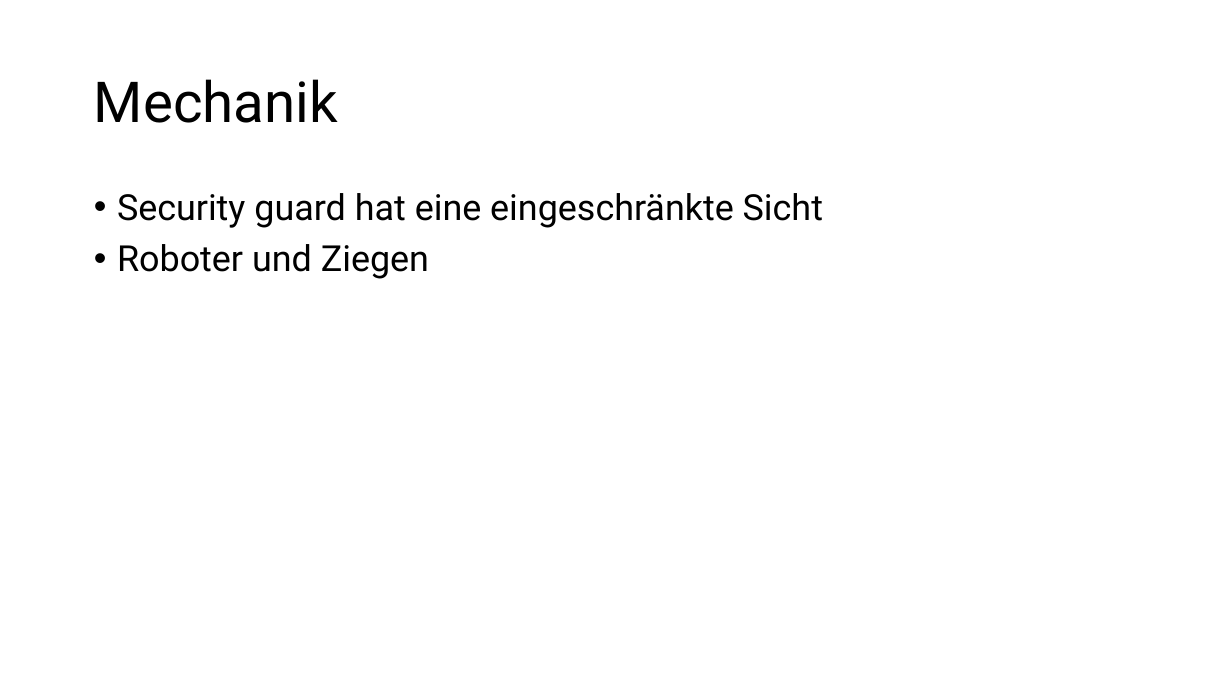
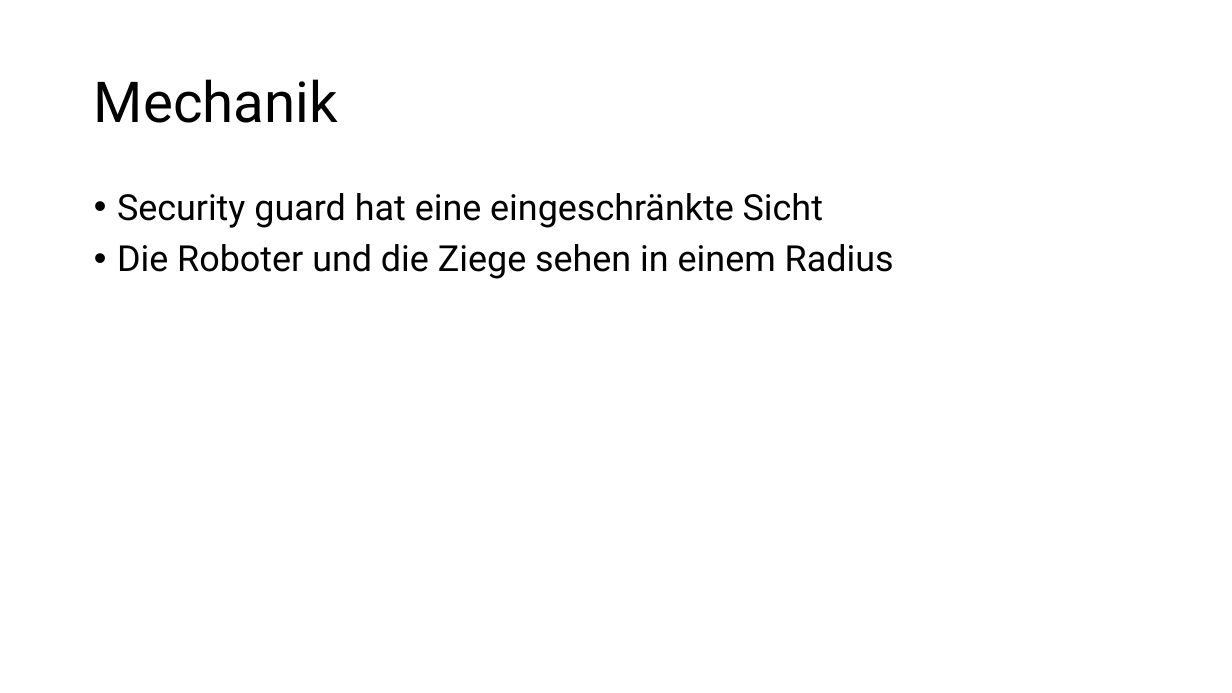
Before and after one commit to verifizieren/iGOAT, a slide deck: slide 4 of Presentation/Gruppe10(Präsentation1).pptx. Drawn at 1232x693 pixels with LibreOffice and Linux fonts; fonts in the diff are those of the drawing. Boxes give left, top, right and bottom in pixels: in the first picture for what was removed or moved away, otherwise in the second. Text is boxed around its words. In the diff, an @@ line names an element or a change of style, - is before the commit and + after.

```diff
--- a/Presentation/Gruppe10(Präsentation1).pptx
+++ b/Presentation/Gruppe10(Präsentation1).pptx
@@ text at (x1=117, y1=244, x2=894, y2=279): text changed @@
-• Roboter und Ziegen
+• Die Roboter und die Ziege sehen in einem Radius
```
Also in this commit, not shown: 3 other slides changed.
